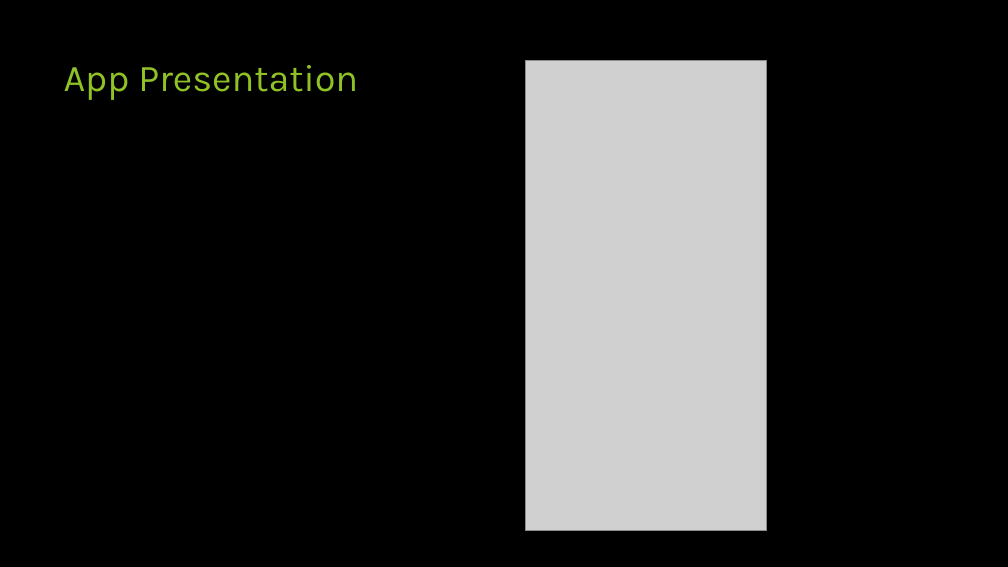
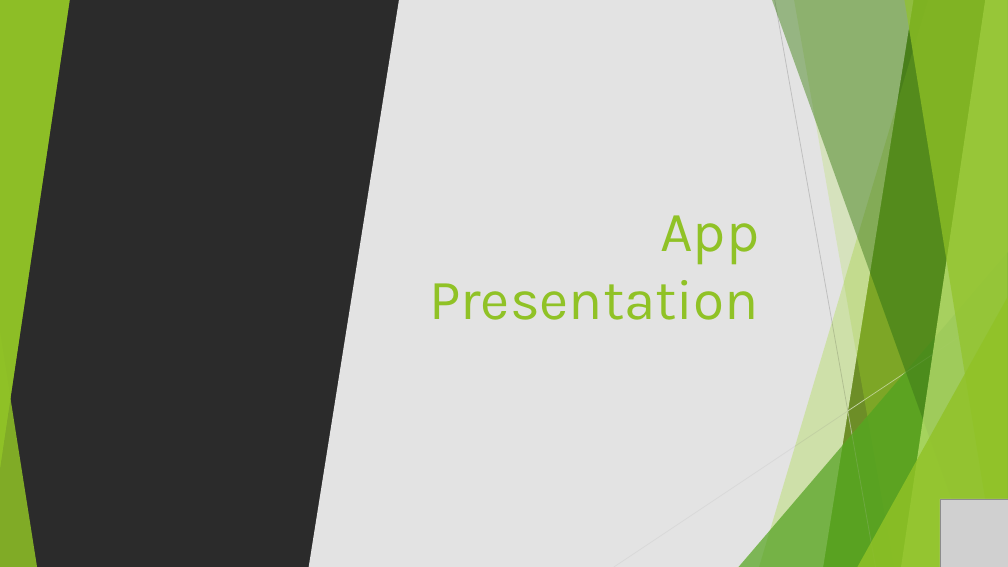
Before and after one commit to adpaladines/Recipes, a slide deck: slide 11 of FlavorPlanetPresentation.pptx (slide 5 before the commit). Drawn at 1008x567 pixels with LibreOffice and Linux fonts; fonts in the diff are those of the drawing; grey boxes stand for pictures; background and template pictures are left out; a plain dark background stands for a picture behind light text. Boxes give left, top, right and bottom in pixels: in the first picture for what was removed or moved away, otherwise in the second. Text is boxed around its words. In the diff, an @@ line names an element or a change of style, - is before the commit and + after.

```diff
--- a/FlavorPlanetPresentation.pptx
+++ b/FlavorPlanetPresentation.pptx
@@ rectangle removed at box(0, 0, 1008, 567) @@
@@ group added at box(0, 0, 1008, 567): 5 freeform shapes, 3 triangles @@
@@ triangle added at box(0, 0, 70, 469), fill #90C226 at 85% opacity @@
@@ parallelogram added at box(309, 0, 913, 567), fill #FFFFFF at 87% opacity @@
@@ freeform shape added at box(759, 0, 1008, 567), fill #90C226 at 30% opacity @@
@@ freeform shape added at box(772, 0, 1008, 567), fill #3F7819 at 47% opacity @@
@@ line removed from (775, 0) to (876, 567) @@
@@ line added from (775, 0) to (876, 567), #BFBFBF 0.75 pt @@
@@ freeform shape added at box(794, 0, 1008, 567), fill #90C226 at 20% opacity @@
@@ freeform shape added at box(901, 0, 1008, 567), fill #C0E474 at 70% opacity @@
@@ freeform shape added at box(904, 0, 1008, 567), fill #90C226 at 65% opacity @@
@@ picture removed at box(526, 60, 767, 530) @@
@@ title "App Presentation": place and size @@
-title "App Presentation" at box(64, 65, 358, 100)
+title "App Presentation" at box(429, 215, 759, 320)
@@ title "App Presentation" at box(429, 215, 759, 320): size 36 to 54 pt; alignment left to right; vertical alignment top to bottom @@
@@ triangle added at box(739, 252, 1008, 567), fill #54A021 at 72% opacity @@
@@ triangle added at box(858, 297, 1008, 567), fill #90C226 at 80% opacity @@
@@ line removed from (1008, 305) to (614, 567) @@
@@ line added from (1008, 305) to (614, 567), #D9D9D9 0.75 pt @@
@@ picture added at box(940, 499, 1008, 567) @@
```
Also in this commit, not shown: 2 other slides changed, 16 slides added, 3 other files.
